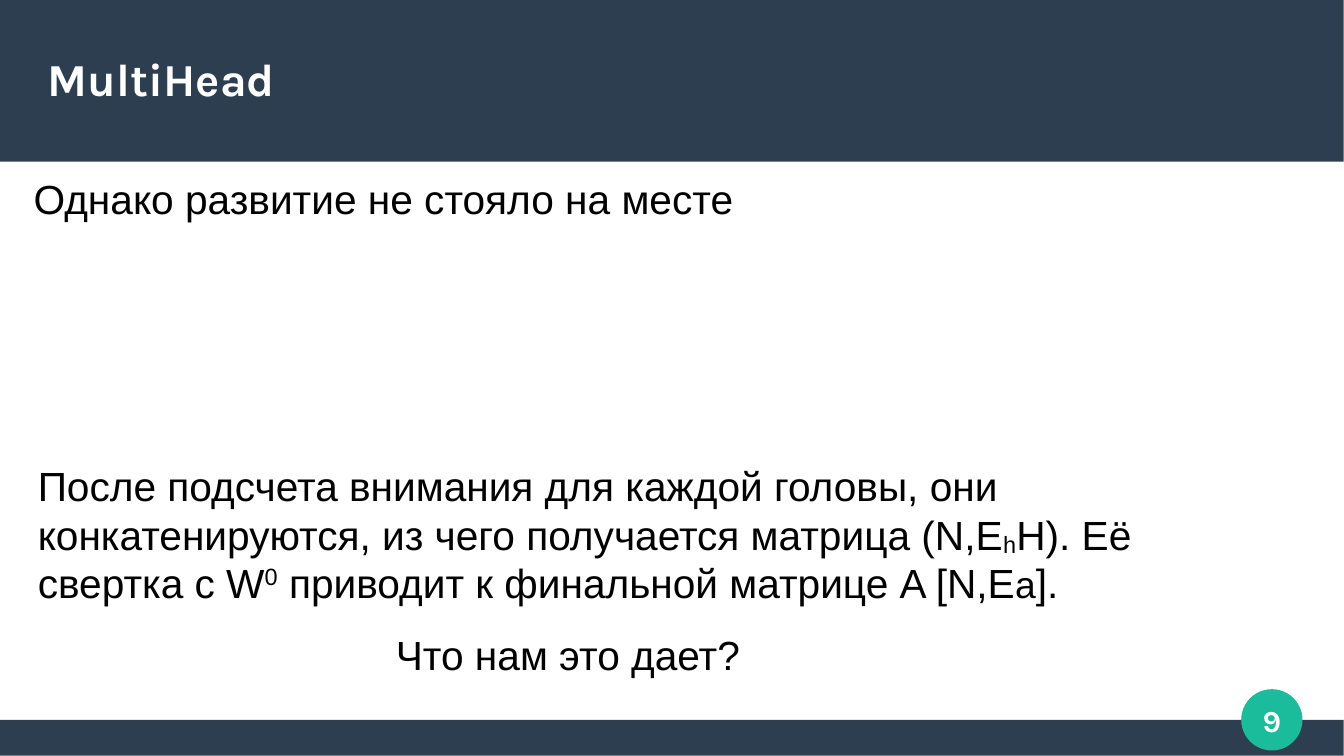
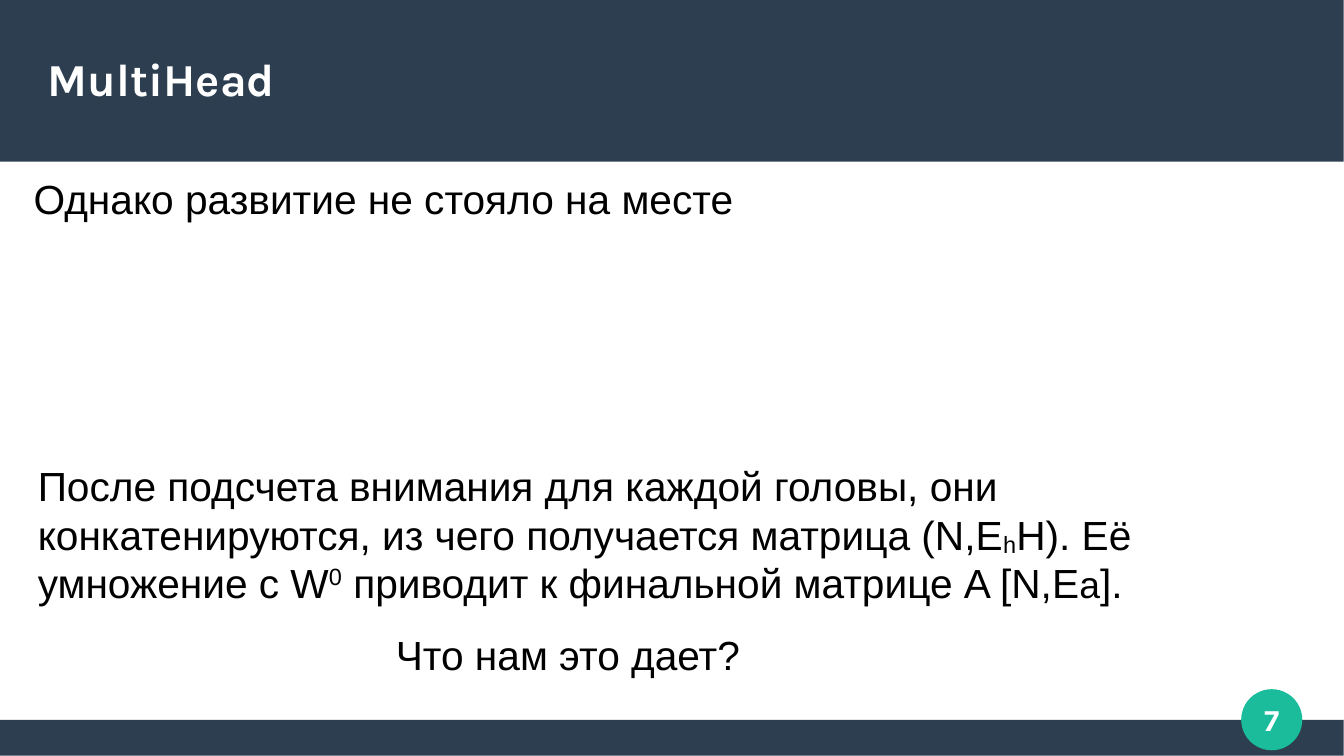
Before and after one commit to Zorinal/FilmBot, a slide deck: slide 7 of Трансфомеры.pptx (slide 9 before the commit). Drawn at 1344x756 pixels with LibreOffice and Linux fonts; fonts in the diff are those of the drawing. Boxes give left, top, right and bottom in pixels: in the first picture for what was removed or moved away, otherwise in the second. Text is boxed around its words. In the diff, an @@ line names an element or a change of style, - is before the commit and + after.

```diff
--- a/Трансфомеры.pptx
+++ b/Трансфомеры.pptx
@@ text at (38, 470, 1132, 606): text changed @@
-После подсчета внимания для каждой головы, они конкатенируются, из чего получается матрица (N,EhH). Её свертка с W0 приводит к финальной матрице A [N,Ea].
+После подсчета внимания для каждой головы, они конкатенируются, из чего получается матрица (N,EhH). Её умножение с W0 приводит к финальной матрице A [N,Ea].
@@ page number at (1264, 711, 1279, 731): text changed @@
-9
+7
```
Also in this commit, not shown: 4 other slides changed, 3 slides added, 1 slide removed.
